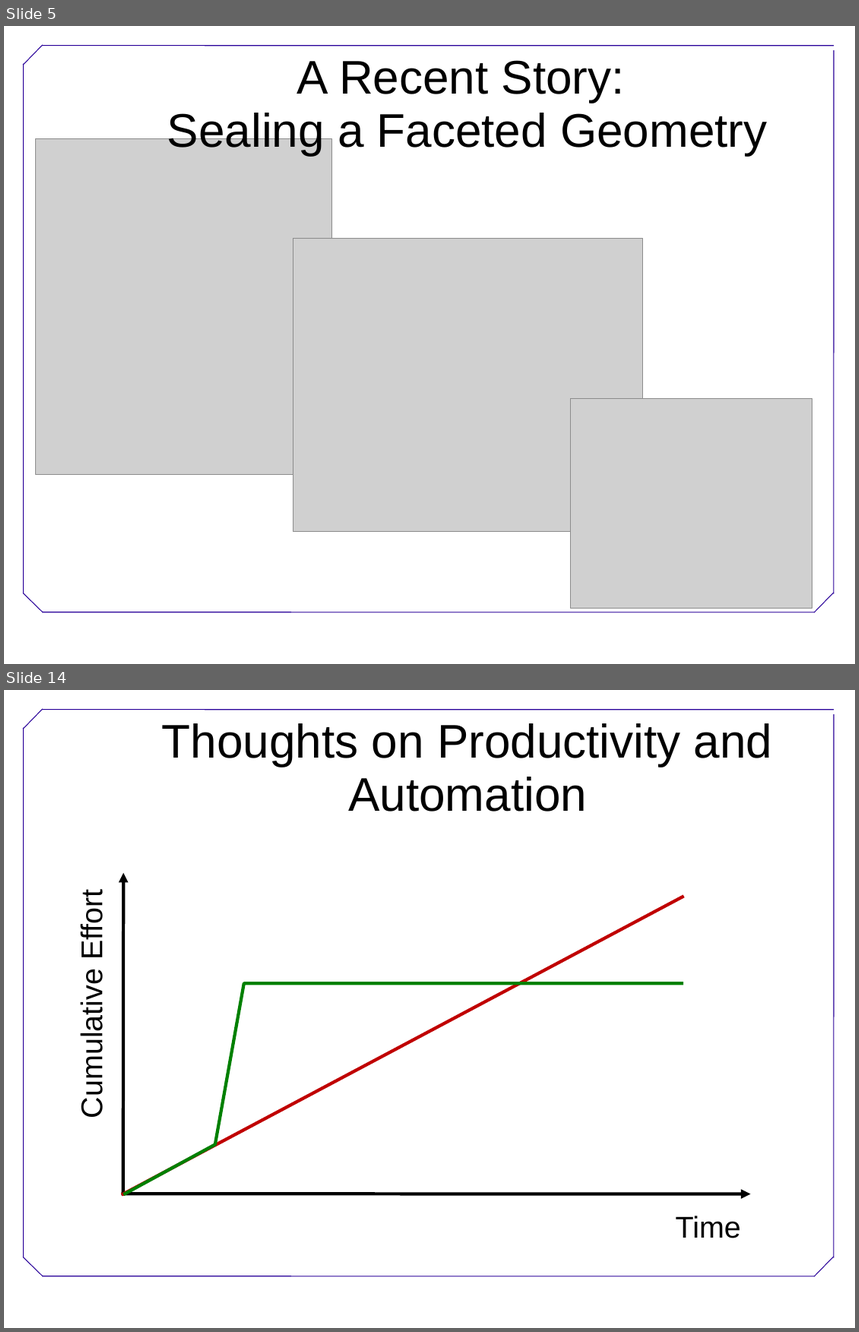
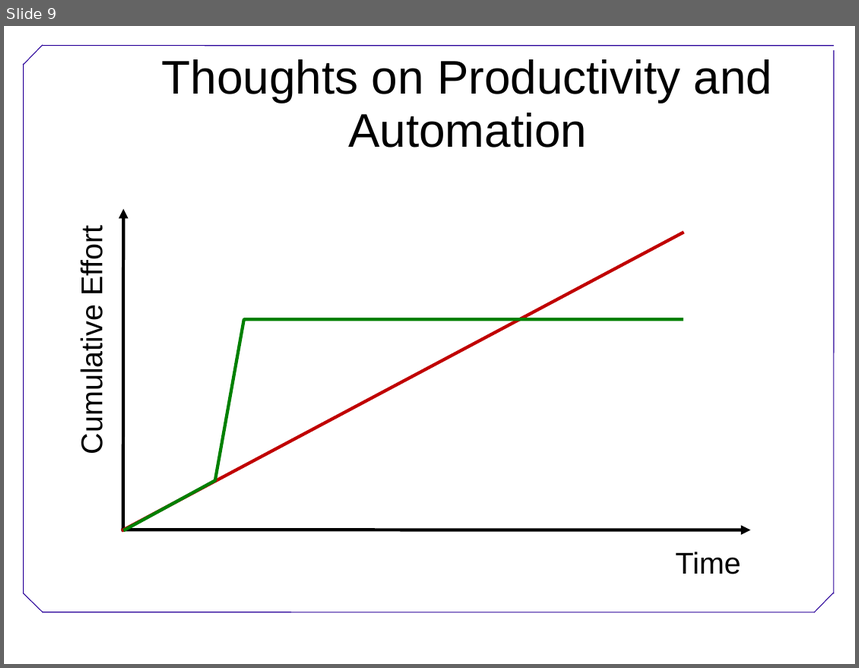
Before and after one commit to swcarpentry/DEPRECATED-boot-camps, a slide deck: BestPractices.ppt. Shown one above the other, each under a label of ours: slides 5 and 14 before the commit, slide 9 after it; the slides between them are not shown. The pictures are 859x1332 and 859x668 pixels, drawn with LibreOffice and Linux fonts; fonts in the diff are those of the drawing; grey boxes stand for pictures; background and template pictures are left out. Boxes give left, top, right and bottom in pixels: in the first picture for what was removed or moved away, otherwise in the second. Text is boxed around its words. In the diff, an @@ line names an element or a change of style, - is before the commit and + after.

```diff
--- a/BestPractices.ppt
+++ b/BestPractices.ppt
@@ slide 5 removed at [4,26,855,664], background #FFFFFF; not listed: 7 template elements that a slide beside it also shows @@
@@ text removed at [167,60,767,155] @@
-A Recent Story:
-Sealing a Faceted Geometry
@@ picture removed at [36,138,332,474] @@
@@ picture removed at [294,238,643,532] @@
@@ picture removed at [571,399,813,608] @@
@@ what was slide 14 is now slide 9 @@
```
Also in this commit, not shown: 6 slides changed, 2 slides added, 6 other slides removed, 2 other files.
